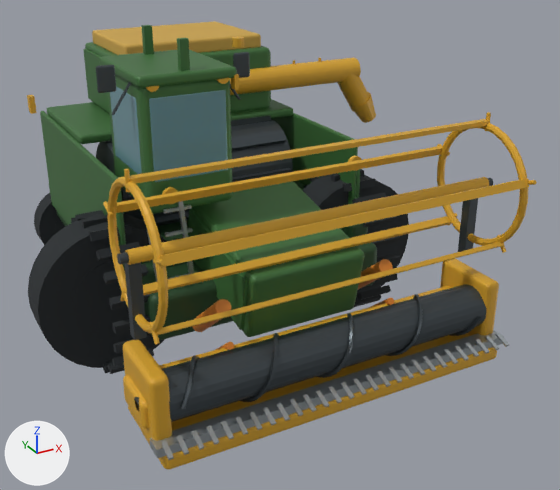
One commit to the glTF model assets/models/combine_harvester.glb: the scene before it, then after it.
One viewpoint serves both versions: a 50 mm lens placed at (-1.99, -4.74, 2.63), pointed at (0.35, -0.49, 0.5). Every picture has the same lights, and +X, +Y and +Z are marked at lower left. The older version comes first. Where no turn or scale is listed for an object, it has been applied to the vertices. Vertices at exactly the same position are counted once.

In view in the first picture: 'body_panels', 'cab_glass', 'cab_shell', 'chassis', 'cutter_bar', 'feeder_house', 'front_wheels', 'header_auger', 'header_frame', 'rear_wheels', 'reel', 'threshing_drum', 'unloading_auger' and 8 more.
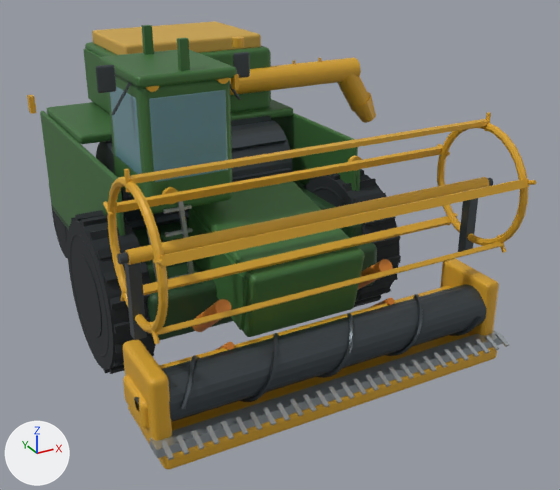
Changed parts and their boxes (x1, y1, x2, y2) in the pictures (560 x 490 px):
'front_wheels', reshaped (12% narrower): before (28, 169, 409, 374); after (67, 169, 401, 374)
'rear_wheels', reshaped: before (34, 193, 65, 245); after (51, 205, 68, 258)
part 1 of me_mesh_28, added (black): after (67, 218, 156, 370)
part 2 of me_mesh_28, added (black): after (76, 254, 102, 337)
part 3 of me_mesh_28, added: after (70, 233, 109, 358)
part 4 of me_mesh_28, added (black): after (305, 174, 400, 302)
part 5 of me_mesh_28, added (mostly hidden): after (311, 187, 346, 205)
part 6 of me_mesh_28, deleted (black): before (28, 214, 167, 368)
part 7 of me_mesh_28, deleted (black): before (303, 175, 409, 294)
part 8 of me_mesh_28, deleted (black): before (74, 260, 130, 339)
part 9 of me_mesh_29, added (mostly hidden): after (51, 205, 68, 258)
part 10 of me_mesh_29, added: after (55, 213, 66, 243)
part 11 of me_mesh_29, deleted (black): before (34, 193, 58, 245)
part 12 of me_mesh_29, deleted (mostly hidden): before (55, 217, 65, 233)

Diff of the bpy script that builds the scene:
```diff
--- a/assets/models/combine_harvester.glb.py
+++ b/assets/models/combine_harvester.glb.py
@@ me_mesh_28 @@
 # used by ob_front_wheels; location = (0.0, 0.0, 0.0)
-me_mesh_28.from_pydata(...)  # 544 vertices, 912 faces; spans x -1.32..1.32, y -1.01..-0.03, z -0.03..0.95
+me_mesh_28.from_pydata(...)  # 1376 vertices, 2576 faces; spans x -1.0..1.0, y -1.01..-0.03, z -0.03..0.95
+# me_mesh_28 part 1: a new loose piece, a 30-sided cylinder along x spanning x -0.99..-0.73, y -0.98..-0.06, z 0.0..0.92, in mat_material_28 (black #23282b)
+# me_mesh_28 part 2: a new loose piece, a 24-sided cylinder along x spanning x -1.0..-0.72, y -0.78..-0.26, z 0.2..0.72, in mat_material_28 (black #23282b)
+# me_mesh_28 part 3: a new loose piece, a torus around x (ring radius 0.377, tube radius 0.025) spanning x -0.994..-0.944, y -0.923..-0.117, z 0.06..0.86, in mat_material_28 (black #23282b)
+# me_mesh_28 part 4: a new loose piece, a 30-sided cylinder along x spanning x 0.73..0.99, y -0.98..-0.06, z 0.0..0.92, in mat_material_28 (black #23282b)
+# me_mesh_28 part 5: a new loose piece, a torus around x (ring radius 0.377, tube radius 0.025) spanning x 0.725..0.776, y -0.923..-0.117, z 0.06..0.86, in mat_material_28 (black #23282b)
+# me_mesh_28 part 6: the loose piece of 62 vertices spanning x -1.32..-0.4, y -0.65..-0.39, z 0.0..0.92 is deleted
+# me_mesh_28 part 7: the loose piece of 62 vertices spanning x 0.4..1.32, y -0.65..-0.39, z 0.0..0.92 is deleted
+# me_mesh_28 part 8: the loose piece of 50 vertices spanning x -1.12..-0.6, y -0.66..-0.38, z 0.2..0.72 is deleted
+# other edits to the shape of me_mesh_28 do not show in these pictures
 me_mesh_28.materials.append(mat_material_28)
@@ me_mesh_29 @@
 # used by ob_rear_wheels; location = (0.0, 0.0, 0.0)
-me_mesh_29.from_pydata(...)  # 544 vertices, 912 faces; spans x -0.94..0.94, y 0.86..1.46, z -0.02..0.58
+me_mesh_29.from_pydata(...)  # 1376 vertices, 2576 faces; spans x -0.75..0.75, y 0.86..1.46, z -0.02..0.58
+# me_mesh_29 part 9: a new loose piece, a 30-sided cylinder along x spanning x -0.75..-0.57, y 0.88..1.44, z 0.0..0.56, in mat_material_29 (black #23282b)
+# me_mesh_29 part 10: a new loose piece, a 24-sided cylinder along x spanning x -0.75..-0.57, y 1.0..1.32, z 0.12..0.44, in mat_material_29 (black #23282b)
+# me_mesh_29 part 11: the loose piece of 62 vertices spanning x -0.94..-0.38, y 1.07..1.25, z 0.0..0.56 is deleted
+# me_mesh_29 part 12: the loose piece of 50 vertices spanning x -0.82..-0.5, y 1.07..1.25, z 0.12..0.44 is deleted
+# other edits to the shape of me_mesh_29 do not show in these pictures
 me_mesh_29.materials.append(mat_material_29)
```
